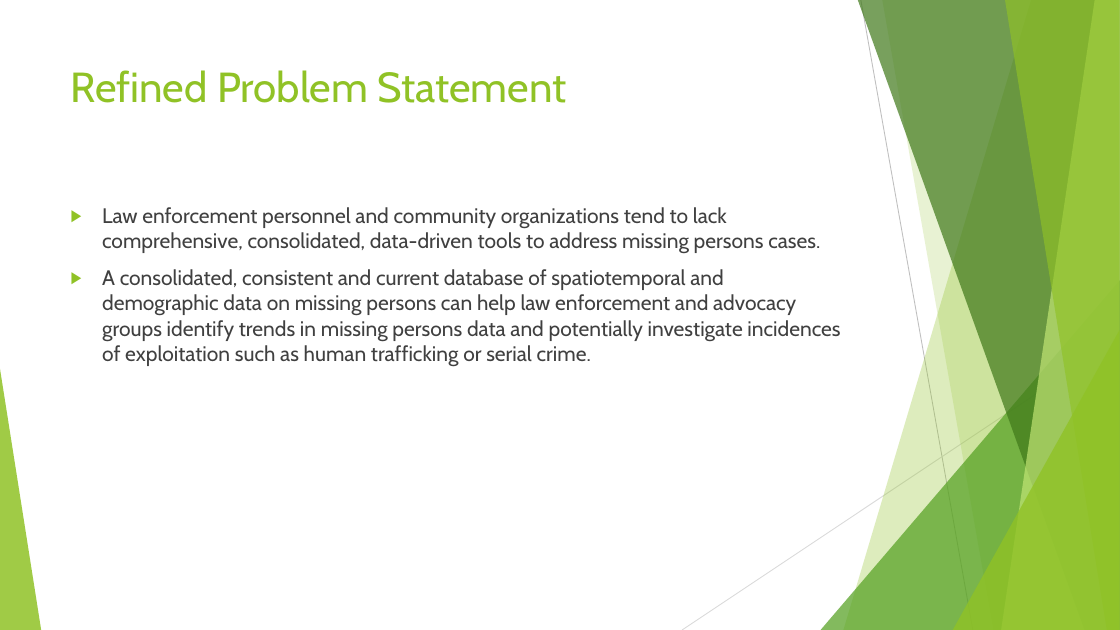
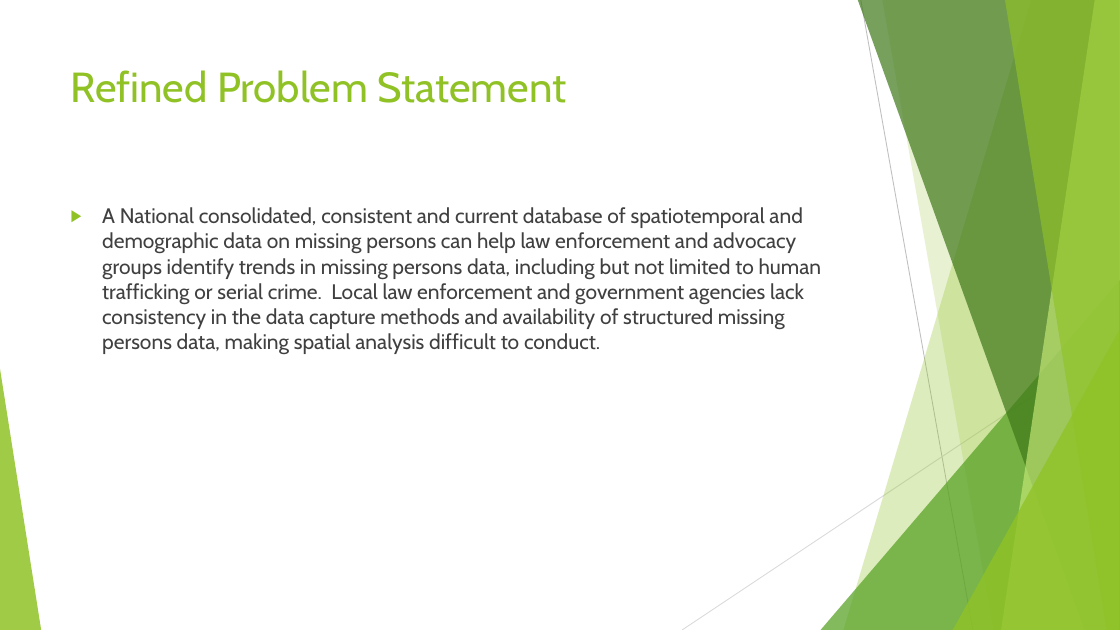
Before and after one commit to NelsonFoster/Data-Science-Capstone, a slide deck: slide 3 of Documentation/ProjectUpdate07022019.pptx. Drawn at 1120x630 pixels with LibreOffice and Linux fonts; fonts in the diff are those of the drawing. Boxes give left, top, right and bottom in pixels: in the first picture for what was removed or moved away, otherwise in the second. Text is boxed around its words. In the diff, an @@ line names an element or a change of style, - is before the commit and + after.

```diff
--- a/Documentation/ProjectUpdate07022019.pptx
+++ b/Documentation/ProjectUpdate07022019.pptx
@@ text at box(102, 207, 822, 354): text changed @@
-▶ Law enforcement personnel and community organizations tend to lack comprehensive, consolidated, data-driven tools to address missing persons cases.
-▶ A consolidated, consistent and current database of spatiotemporal and demographic data on missing persons can help law enforcement and advocacy groups identify trends in missing persons data and potentially investigate incidences of exploitation such as human trafficking or serial crime.
+▶ A National consolidated, consistent and current database of spatiotemporal and demographic data on missing persons can help law enforcement and advocacy groups identify trends in missing persons data, including but not limited to human trafficking or serial crime. Local law enforcement and government agencies lack consistency in the data capture methods and availability of structured missing persons data, making spatial analysis difficult to conduct.
```
Also in this commit, not shown: 16 other files.
